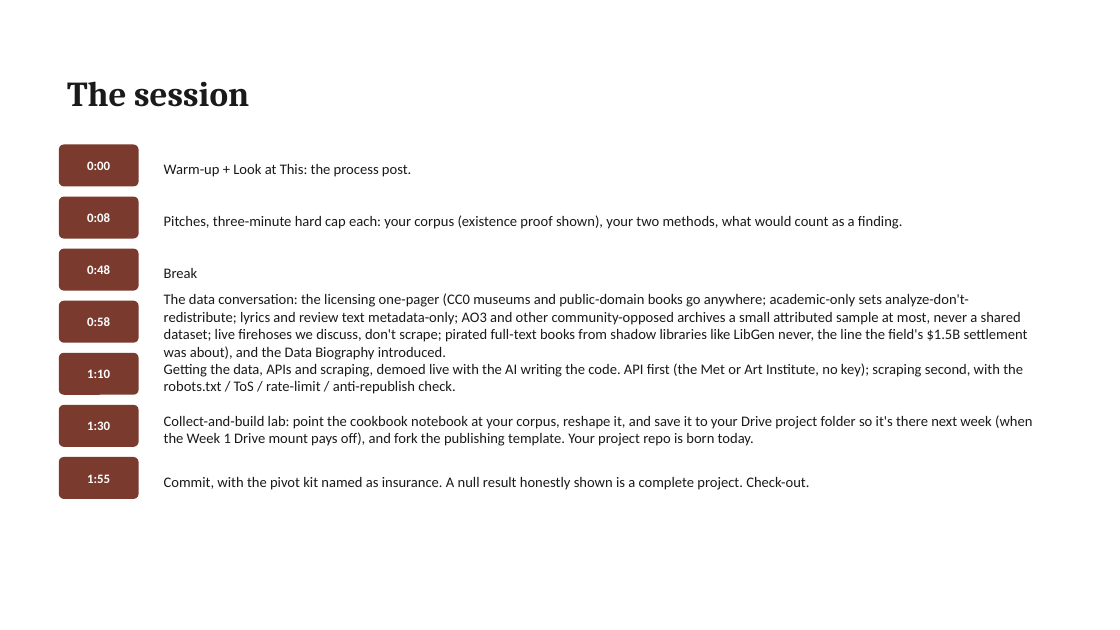
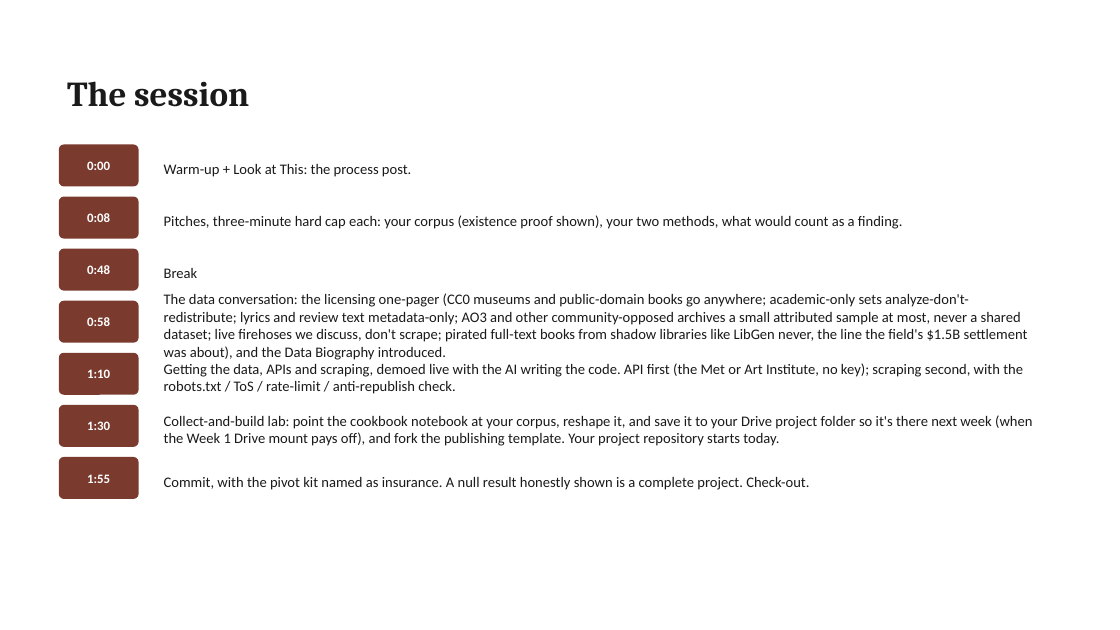
Before and after one commit to lucianli123/culture-as-data-2026, a slide deck: slide 9 of slides/pptx/week-04.pptx. Drawn at 1120x630 pixels with LibreOffice and Linux fonts; fonts in the diff are those of the drawing. Boxes give left, top, right and bottom in pixels: in the first picture for what was removed or moved away, otherwise in the second. Text is boxed around its words. In the diff, an @@ line names an element or a change of style, - is before the commit and + after.

```diff
--- a/slides/pptx/week-04.pptx
+++ b/slides/pptx/week-04.pptx
@@ text at [164,415,1032,446]: text changed @@
-Collect-and-build lab: point the cookbook notebook at your corpus, reshape it, and save it to your Drive project folder so it's there next week (when the Week 1 Drive mount pays off), and fork the publishing template. Your project repo is born today.
+Collect-and-build lab: point the cookbook notebook at your corpus, reshape it, and save it to your Drive project folder so it's there next week (when the Week 1 Drive mount pays off), and fork the publishing template. Your project repository starts today.
```
Also in this commit, not shown: 4 other slides changed, 37 other files.
